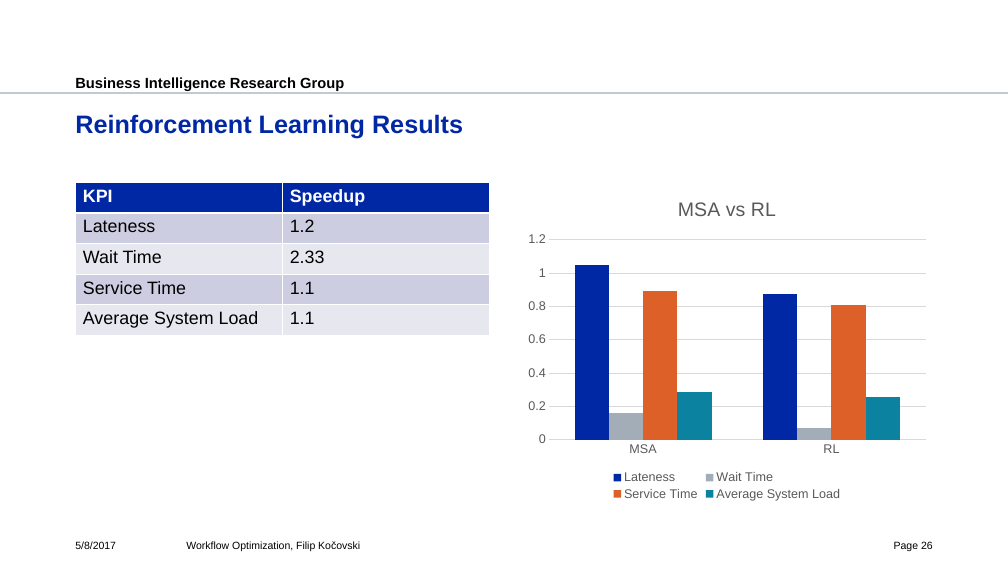
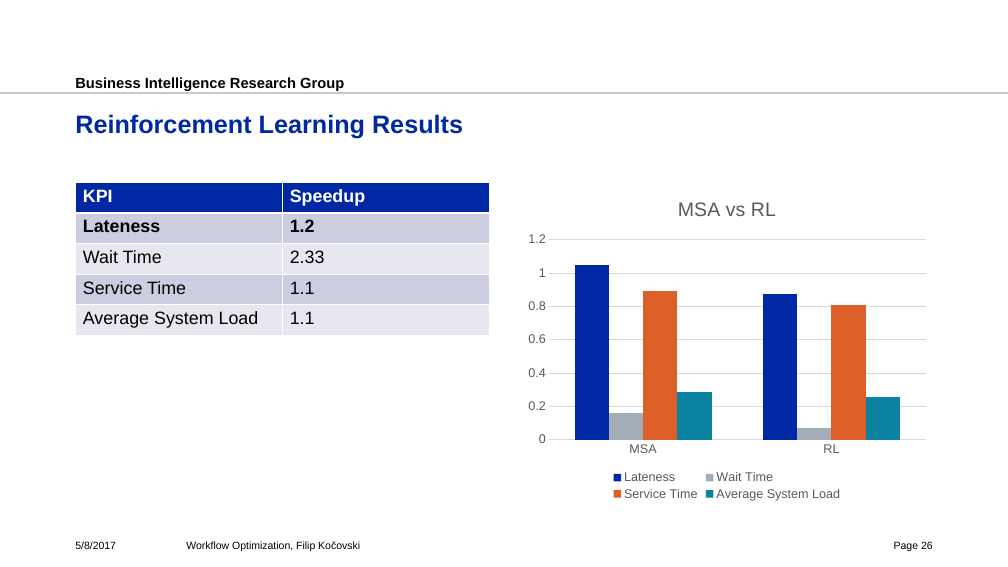
Before and after one commit to fkocovski/mt_presentation, a slide deck: slide 26 of Workflow Optimization.pptx. Drawn at 1008x567 pixels with LibreOffice and Linux fonts; fonts in the diff are those of the drawing; background and template pictures are left out. Boxes give left, top, right and bottom in pixels: in the first picture for what was removed or moved away, otherwise in the second. Text is boxed around its words. In the diff, an @@ line names an element or a change of style, - is before the commit and + after.

```diff
--- a/Workflow Optimization.pptx
+++ b/Workflow Optimization.pptx
@@ table at <box>76,182,490,336</box> @@
@@ bold on in "Lateness", "1.2" @@
```
Also in this commit, not shown: 1 other slide changed.
